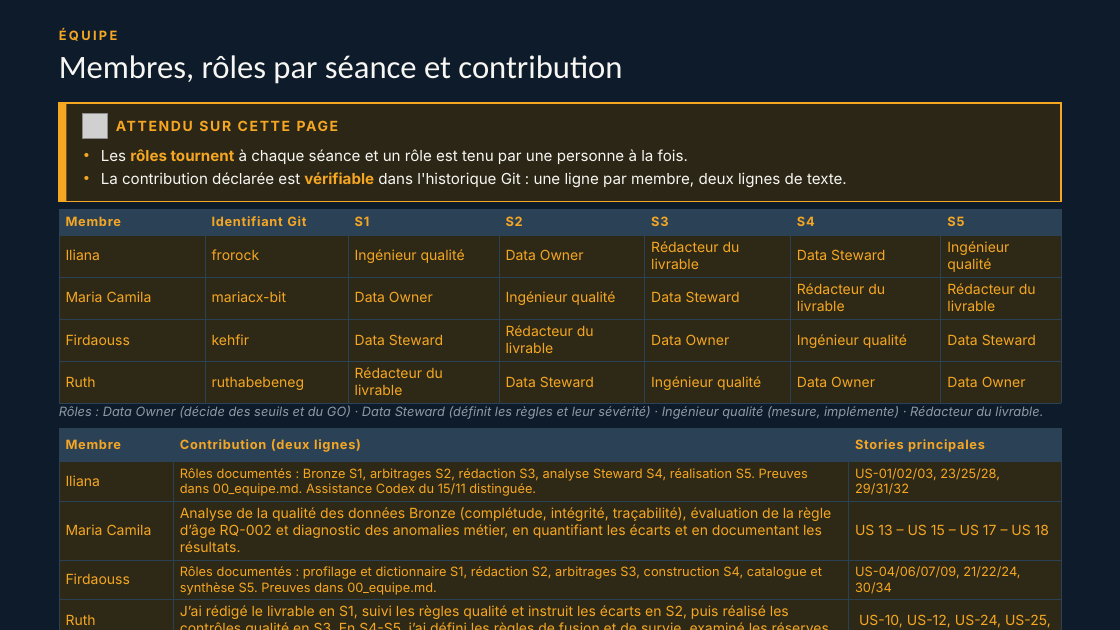
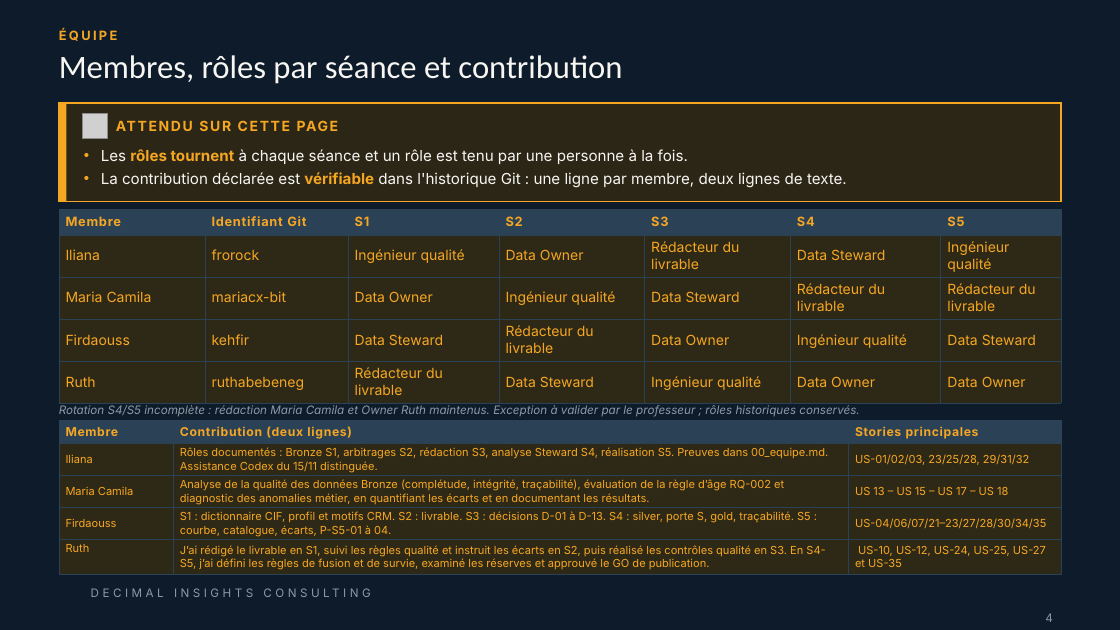
Before and after one commit to ruthabebeneg/td-qualite-g02, a slide deck: slide 4 of livrables/Livrable_Groupe_TD_AssurConnect.pptx. Drawn at 1120x630 pixels with LibreOffice and Linux fonts; fonts in the diff are those of the drawing; grey boxes stand for pictures; background and template pictures are left out. Boxes give left, top, right and bottom in pixels: in the first picture for what was removed or moved away, otherwise in the second. Text is boxed around its words. In the diff, an @@ line names an element or a change of style, - is before the commit and + after.

Commit message:
fix: corriger les ecarts de conformite professeur

```diff
--- a/livrables/Livrable_Groupe_TD_AssurConnect.pptx
+++ b/livrables/Livrable_Groupe_TD_AssurConnect.pptx
@@ text at box(59, 405, 859, 417): text changed; size 11 to 10 pt @@
-Rôles : Data Owner (décide des seuils et du GO) · Data Steward (définit les règles et leur sévérité) · Ingénieur qualité (mesure, implémente) · Rédacteur du livrable.
+Rotation S4/S5 incomplète : rédaction Maria Camila et Owner Ruth maintenus. Exception à valider par le professeur ; rôles historiques conservés.
@@ table at box(59, 420, 1061, 574) @@
-row 4, column 2: Rôles documentés : profilage et dictionnaire S1, rédaction S2, arbitrages S3, construction S4, catalogue et synthèse S5. Preuves dans 00_equipe.md.
+row 4, column 2: S1 : dictionnaire CIF, profil et motifs CRM. S2 : livrable. S3 : décisions D-01 à D-13. S4 : silver, porte S, gold, traçabilité. S5 : courbe, catalogue, écarts, P-S5-01 à 04.
-row 4, column 3: US-04/06/07/09, 21/22/24, 30/34
+row 4, column 3: US-04/06/07/21–23/27/28/30/34/35
@@ size 11 to 10.5 pt in "Membre", "Contribution (deux lignes)", "Stories principales" @@
@@ size 12 to 9.5 pt in "Iliana", "Maria Camila", "Analyse de la qualité des données Bronze ...", "US 13 – US 15 – US ..." and 4 more places @@
@@ size 11 to 9.5 pt in "Rôles documentés : Bronze S1, arbitrages S2, ...", "US-01/02/03, 23/25/28, 29/31/32" @@
@@ table: place and size @@
-table at box(59, 429, 1061, 630)
+table at box(59, 420, 1061, 574)
@@ page number rewrapped from box(994, 561, 1061, 588) to box(1045, 613, 1053, 622) @@
```
Also in this commit, not shown: 2 other slides changed, 37 other files.
